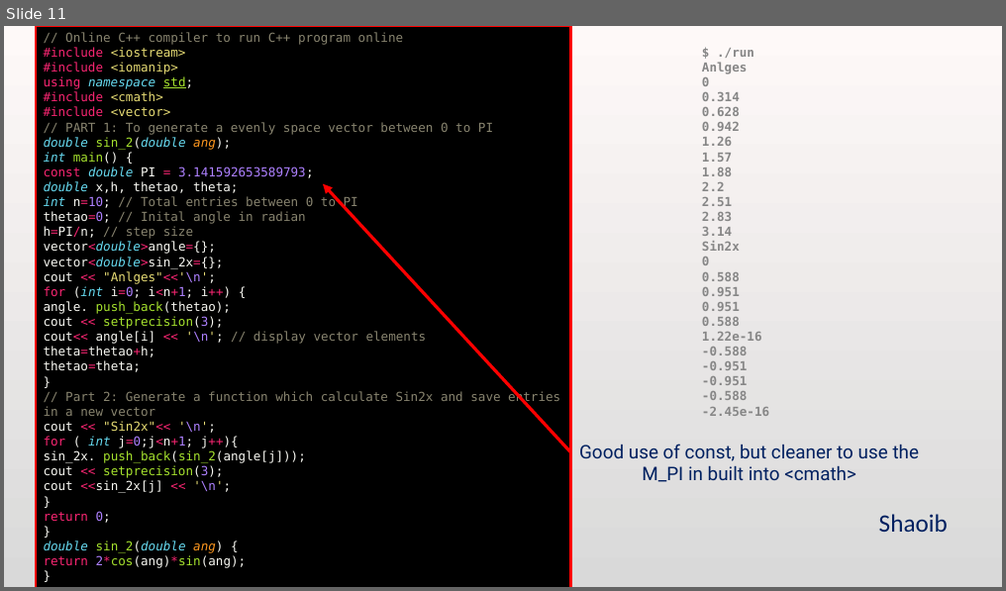
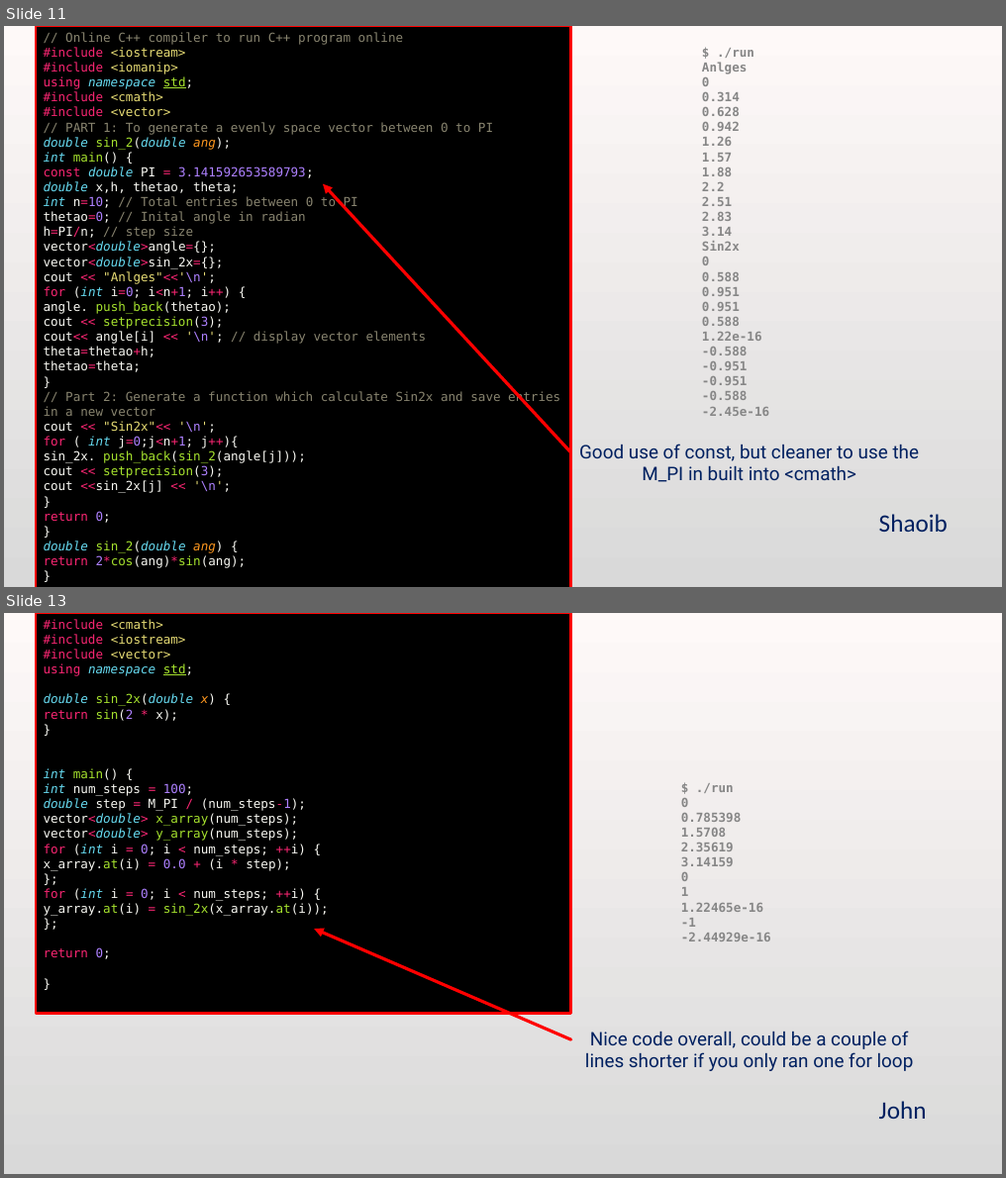
Before and after one commit to Alex-Hill94/Alex-Hill94.github.io, a slide deck: Workshop/Intro_to_C++/2024/WS3.pptx. Shown one above the other, each under a label of ours: slide 11 before the commit, slides 11 and 13 after it; the slides between them are not shown. The pictures are 1006x591 and 1006x1178 pixels, drawn with LibreOffice and Linux fonts; fonts in the diff are those of the drawing; background and template pictures are left out. Boxes give left, top, right and bottom in pixels: in the first picture for what was removed or moved away, otherwise in the second. Text is boxed around its words. In the diff, an @@ line names an element or a change of style, - is before the commit and + after.

```diff
--- a/Workshop/Intro_to_C++/2024/WS3.pptx
+++ b/Workshop/Intro_to_C++/2024/WS3.pptx
@@ slide 13 added at <box>4,613,1002,1174</box>, background gradient #FEF9F8 to #D9D9D9 @@
@@ rectangle added at <box>36,613,570,1014</box>, fill #000000, outline #FF0000 2.5 pt, 12 pt, text #F8F8F2 @@
+#include <cmath>
+#include <iostream>
+#include <vector>
+using namespace std;
+double sin_2x(double x) {
+return sin(2 * x);
+}
+int main() {
+int num_steps = 100;
+double step = M_PI / (num_steps-1);
+vector<double> x_array(num_steps);
+vector<double> y_array(num_steps);
+for (int i = 0; i < num_steps; ++i) {
+x_array.at(i) = 0.0 + (i * step);
+};
+for (int i = 0; i < num_steps; ++i) {
+y_array.at(i) = sin_2x(x_array.at(i));
+};
+return 0;
+}
@@ text added at <box>681,783,771,942</box>, 12 pt, text #868686, bold @@
+$ ./run
+0
+0.785398
+1.5708
+2.35619
+3.14159
+0
+1
+1.22465e-16
+-1
+-2.44929e-16
@@ arrow added from (571, 1040) to (314, 929), #FF0000 3 pt @@
@@ text added at <box>585,1031,914,1071</box>, 18 pt, text #002060 @@
+Nice code overall, could be a couple of lines shorter if you only ran one for loop
@@ text added at <box>879,1101,927,1119</box>, 24 pt, text #002060 @@
+John
```
Also in this commit, not shown: 1 other slide added, 1 other file.
